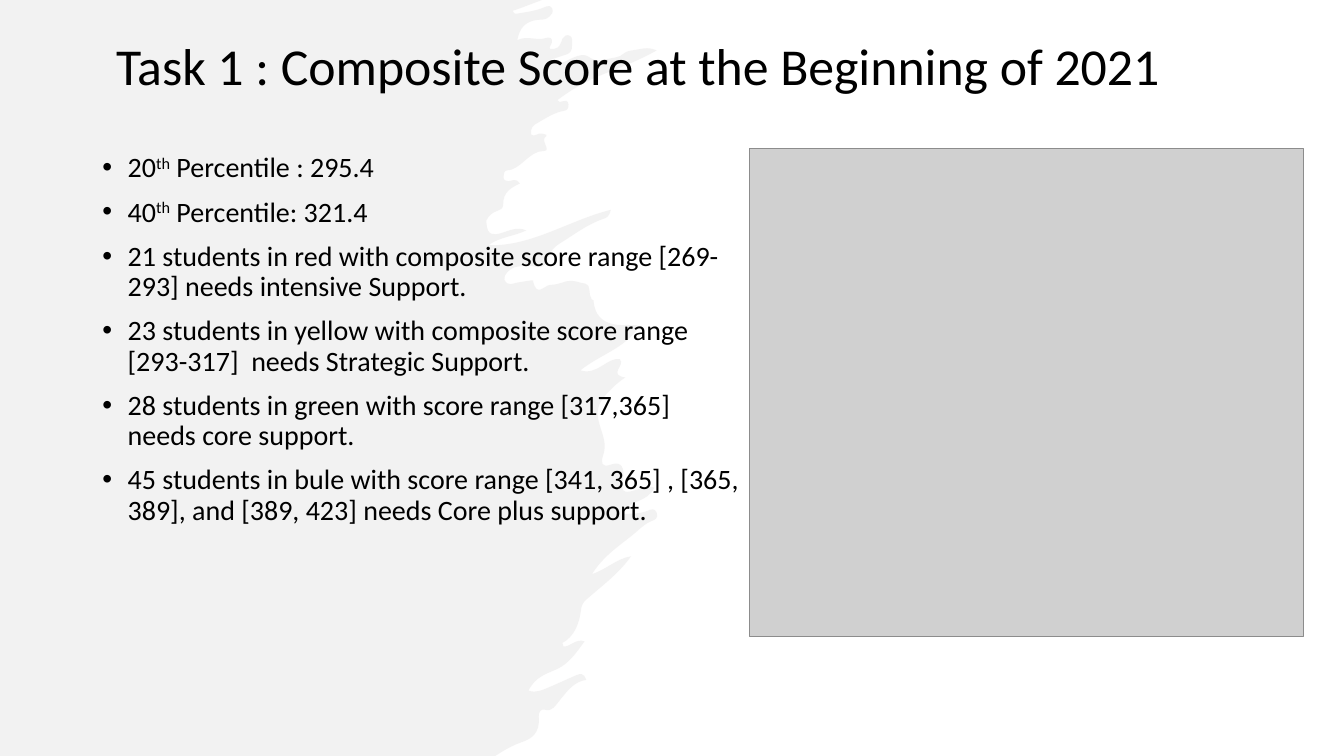
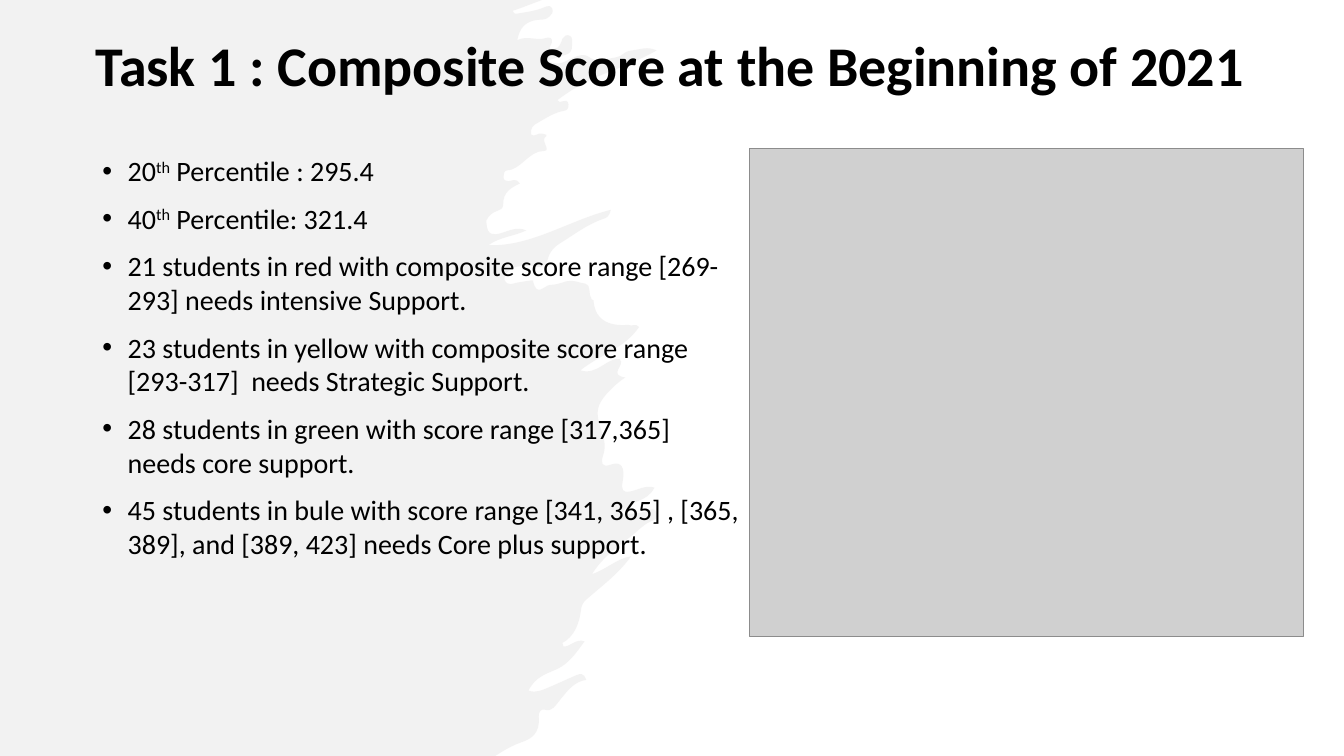
Before and after one commit to sirjanabhatta06/Southbridge-Public-Schools-Tasks, a slide deck: slide 3 of SirjanaBhatta-SouthbridgePublicSchools.pptx. Drawn at 1344x756 pixels with LibreOffice and Linux fonts; fonts in the diff are those of the drawing; grey boxes stand for pictures. Boxes give left, top, right and bottom in pixels: in the first picture for what was removed or moved away, otherwise in the second. Text is boxed around its words. In the diff, an @@ line names an element or a change of style, - is before the commit and + after.

```diff
--- a/SirjanaBhatta-SouthbridgePublicSchools.pptx
+++ b/SirjanaBhatta-SouthbridgePublicSchools.pptx
@@ title "Task 1 : Composite Score ...": place and size @@
-title "Task 1 : Composite Score ..." at (116,49,1160,94)
+title "Task 1 : Composite Score ..." at (96,46,1243,96)
@@ title "Task 1 : Composite Score ..." at (96,46,1243,96): size 37 to 40 pt, bold on @@
@@ text "20th Percentile : 295.4" at (128,161,738,559): line spacing 0.9 to 1 @@
```
Also in this commit, not shown: 4 other slides changed, 4 slides added, 3 slides removed, 2 other files.
